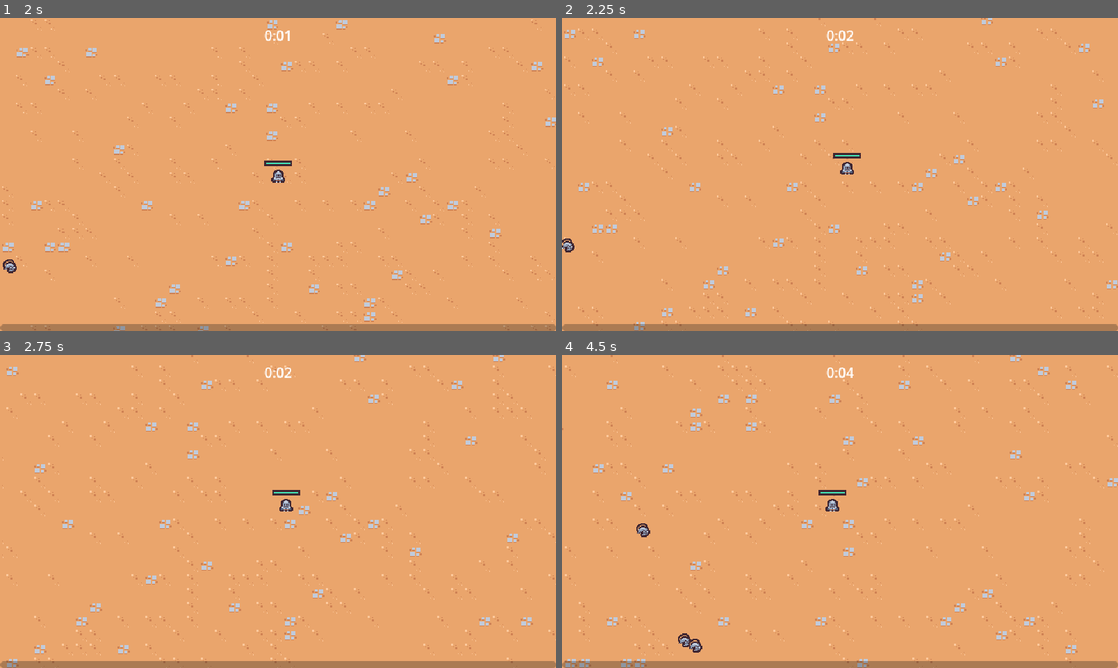
Above: before the commit, frames 1-4 (two rows, left to right).
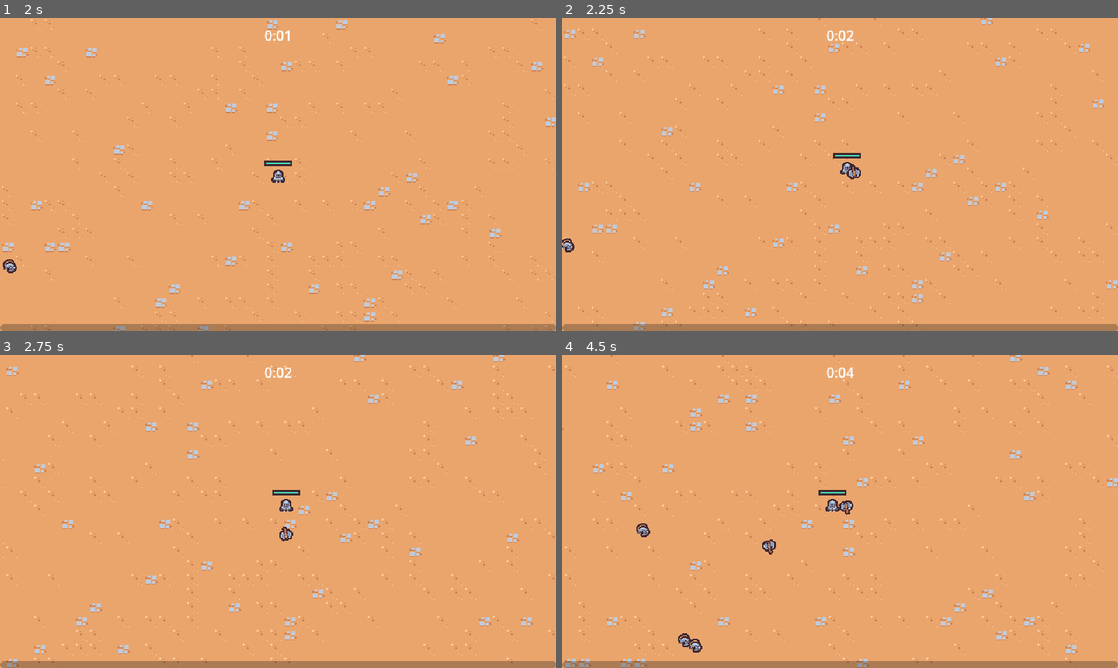
Above: after the commit, the same moments.

Repository: Yrainyw/2D-Survivors
Game: Godot game, scene res://Scenes/Main/Main.tscn
The game is run twice, just before and just after one commit, with the same random seed, the same clock (stepped at 60 frames per second) and the same inputs.
Inputs (mouse positions are in pixels of both pictures, inside the frame that each line leads up to):
- Up to frame 1 (2 s): move the mouse to (400, 158) at 0.52 s; press the mouse at (400, 158) at 0.53 s; hold D (move_right) 0.53-1.28 s; move the mouse to (166, 190) at 1.27 s; release the mouse at (166, 190) at 1.28 s; hold S (move_down) from 1.28 s (still down); click (166, 190) at 1.35 s
- Up to frame 2 (2.25 s): move the mouse to (895, 105) at 2.02 s; release S (move_down) at 2.03 s; press the mouse at (895, 105) at 2.03 s; hold D (move_right) from 2.03 s (still down)
- Up to frame 3 (2.75 s): keep holding D (move_right)
- Up to frame 4 (4.5 s): move the mouse to (812, 574) at 2.77 s; release D (move_right) at 2.78 s; release the mouse at (812, 574) at 2.78 s; hold W (move_up) 2.78-3.53 s; click (812, 574) at 2.85 s; move the mouse to (1006, 558) at 3.52 s; press the mouse at (1006, 558) at 3.53 s; hold A (move_left) from 3.53 s (still down); move the mouse to (673, 464) at 4.27 s; release the mouse at (673, 464) at 4.28 s; click (673, 464) at 4.35 s

Frame 1 is identical in both runs. In frame 2, less than 0.1% of the frame differs, in the area x 51-54%, y 46-52%; in frame 3, less than 0.1%; in frame 4, 0.2%, in the area x 36-53%, y 46-64%.

Commit message:
Creating an Axe Ability

Diff:
--- /dev/null
+++ b/Scenes/Ability/AxeAbility/axe_ability.gd
@@ -0,0 +1,28 @@
+extends Node2D
+
+const MAX_RADIUS = 100
+
+@onready var hitbox_component = $HitboxComponent
+
+var base_rotation = Vector2.RIGHT
+
+
+func _ready():
+	base_rotation = Vector2.RIGHT.rotated(randf_range(0, TAU))
+
+	var tween = create_tween()
+
+	tween.tween_method(tween_method, 0.0, 2.0, 3)
+	tween.tween_callback(queue_free)
+
+
+func tween_method(rotations : float):
+	var percent = rotations / 2
+	var current_radius = percent * MAX_RADIUS
+	var current_direction = base_rotation.rotated(rotations * TAU)
+	var player = get_tree().get_first_node_in_group("player")
+
+	if player == null:
+		return
+
+	global_position = player.global_position + (current_direction * current_radius)
--- /dev/null
+++ b/Scenes/Ability/AxeAbility/axe_ability.tscn
@@ -0,0 +1,62 @@
+[gd_scene load_steps=8 format=3 uid="uid://kppx3y8qhdiv"]
+
+[ext_resource type="Script" path="res://Scenes/Ability/AxeAbility/axe_ability.gd" id="1_esrf2"]
+[ext_resource type="Texture2D" uid="uid://qhblellcbn5" path="res://Scenes/Ability/AxeAbility/axe.png" id="1_lyv3a"]
+[ext_resource type="PackedScene" uid="uid://cmumrosq6bwqd" path="res://Scenes/Component/hitbox_component.tscn" id="3_y4vie"]
+
+[sub_resource type="Animation" id="Animation_0pe7b"]
+resource_name = "default"
+length = 0.5
+loop_mode = 1
+tracks/0/type = "value"
+tracks/0/imported = false
+tracks/0/enabled = true
+tracks/0/path = NodePath("Sprite2D:rotation")
+tracks/0/interp = 1
+tracks/0/loop_wrap = true
+tracks/0/keys = {
+"times": PackedFloat32Array(0, 0.5),
+"transitions": PackedFloat32Array(1, 1),
+"update": 0,
+"values": [0.0, 6.28319]
+}
+
+[sub_resource type="Animation" id="Animation_u3dhf"]
+length = 0.001
+tracks/0/type = "value"
+tracks/0/imported = false
+tracks/0/enabled = true
+tracks/0/path = NodePath("Sprite2D:rotation")
+tracks/0/interp = 1
+tracks/0/loop_wrap = true
+tracks/0/keys = {
+"times": PackedFloat32Array(0),
+"transitions": PackedFloat32Array(1),
+"update": 0,
+"values": [0.0]
+}
+
+[sub_resource type="AnimationLibrary" id="AnimationLibrary_6p6cp"]
+_data = {
+"RESET": SubResource("Animation_u3dhf"),
+"default": SubResource("Animation_0pe7b")
+}
+
+[sub_resource type="CircleShape2D" id="CircleShape2D_8mnta"]
+
+[node name="AxeAbility" type="Node2D"]
+script = ExtResource("1_esrf2")
+
+[node name="AnimationPlayer" type="AnimationPlayer" parent="."]
+autoplay = "default"
+libraries = {
+"": SubResource("AnimationLibrary_6p6cp")
+}
+
+[node name="Sprite2D" type="Sprite2D" parent="."]
+texture = ExtResource("1_lyv3a")
+
+[node name="HitboxComponent" parent="." instance=ExtResource("3_y4vie")]
+
+[node name="CollisionShape2D" type="CollisionShape2D" parent="HitboxComponent"]
+shape = SubResource("CircleShape2D_8mnta")
--- /dev/null
+++ b/Scenes/Ability/AxeAbilityController/axe_ability_controller.gd
@@ -0,0 +1,26 @@
+extends Node
+
+@export var axe_ability_scene : PackedScene
+
+var damage = 10
+
+
+func _ready():
+	$Timer.timeout.connect(on_timer_timeout)
+
+
+func on_timer_timeout():
+	var player = get_tree().get_first_node_in_group("player") as Node2D
+
+	if player == null:
+		return
+
+	var foreground = get_tree().get_first_node_in_group("foreground_layer") as Node2D
+
+	if foreground == null:
+		return
+
+	var axe_instance = axe_ability_scene.instantiate() as Node2D
+	foreground.add_child(axe_instance)
+	axe_instance.global_position = player.global_position
+	axe_instance.hitbox_component.damage = damage
--- /dev/null
+++ b/Scenes/Ability/AxeAbilityController/axe_ability_controller.tscn
@@ -0,0 +1,12 @@
+[gd_scene load_steps=3 format=3 uid="uid://01b80caja0xu"]
+
+[ext_resource type="Script" path="res://Scenes/Ability/AxeAbilityController/axe_ability_controller.gd" id="1_20e72"]
+[ext_resource type="PackedScene" uid="uid://kppx3y8qhdiv" path="res://Scenes/Ability/AxeAbility/axe_ability.tscn" id="2_bkt87"]
+
+[node name="AxeAbilityController" type="Node"]
+script = ExtResource("1_20e72")
+axe_ability_scene = ExtResource("2_bkt87")
+
+[node name="Timer" type="Timer" parent="."]
+wait_time = 2.0
+autostart = true
--- a/Scenes/GameObjects/Player/Player.tscn
+++ b/Scenes/GameObjects/Player/Player.tscn
@@ -1,9 +1,10 @@
-[gd_scene load_steps=10 format=3 uid="uid://bo1vhskiccjol"]
+[gd_scene load_steps=11 format=3 uid="uid://bo1vhskiccjol"]
 
 [ext_resource type="Script" path="res://Scenes/GameObjects/Player/Player.gd" id="1_y5fe3"]
 [ext_resource type="PackedScene" uid="uid://dspgo4vh0nj1w" path="res://Scenes/Ability/SwordAbilityController/sword_ability_controller.tscn" id="2_70s6x"]
 [ext_resource type="Texture2D" uid="uid://bwudlkynnv7qd" path="res://Scenes/GameObjects/Player/player0.png" id="2_ojlgi"]
 [ext_resource type="PackedScene" uid="uid://cjfrvonv6gogv" path="res://Scenes/Component/health_component.tscn" id="2_yimr2"]
+[ext_resource type="PackedScene" uid="uid://01b80caja0xu" path="res://Scenes/Ability/AxeAbilityController/axe_ability_controller.tscn" id="4_5orl1"]
 
 [sub_resource type="StyleBoxFlat" id="StyleBoxFlat_nenr8"]
 bg_color = Color(0.247059, 0.14902, 0.192157, 1)
@@ -39,6 +40,8 @@
 [node name="AbilityManager" type="Node" parent="."]
 
 [node name="SwordAbilityController" parent="AbilityManager" instance=ExtResource("2_70s6x")]
+
+[node name="AxeAbilityController" parent="AbilityManager" instance=ExtResource("4_5orl1")]
 
 [node name="HealthBar" type="ProgressBar" parent="."]
 custom_minimum_size = Vector2(32, 6)
--- a/Scenes/Manager/enemy_manager.gd
+++ b/Scenes/Manager/enemy_manager.gd
@@ -57,5 +57,4 @@
 	var time_off = (.1 / 12) * arena_difficulty
 
 	time_off = min(time_off, .7)
-	print(time_off)
 	timer.wait_time = base_spawn_time - time_off
Binary file added: Scenes/Ability/AxeAbility/axe.png
Not shown, added: Scenes/Ability/AxeAbility/axe.png.import
